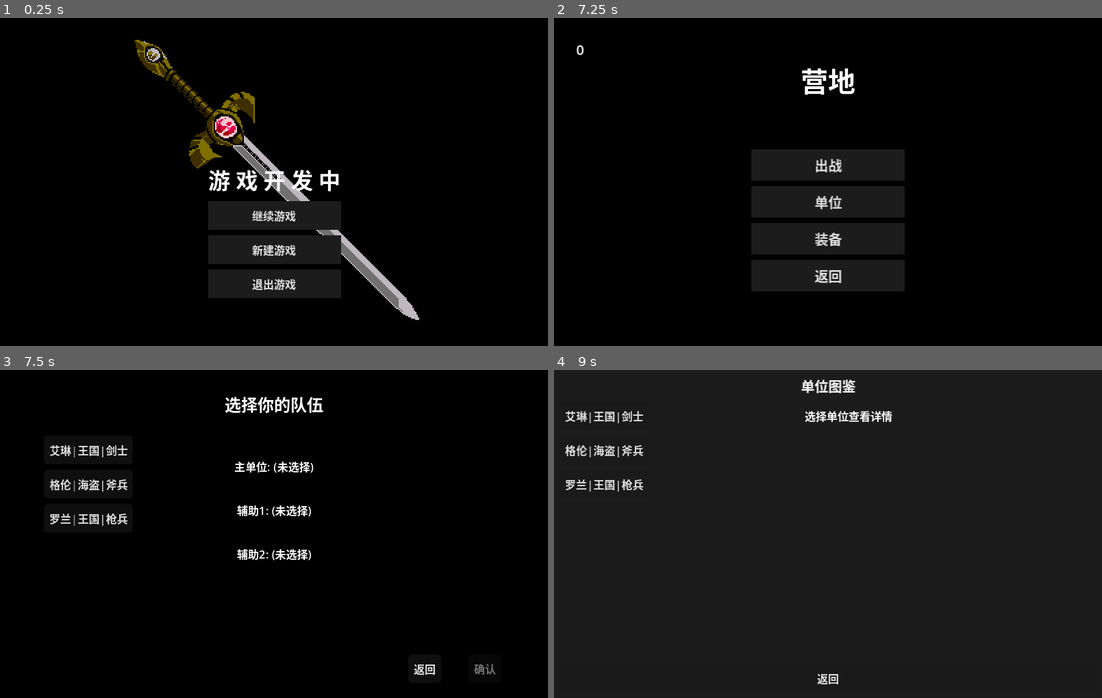
Above: before the commit, frames 1-4 (two rows, left to right).
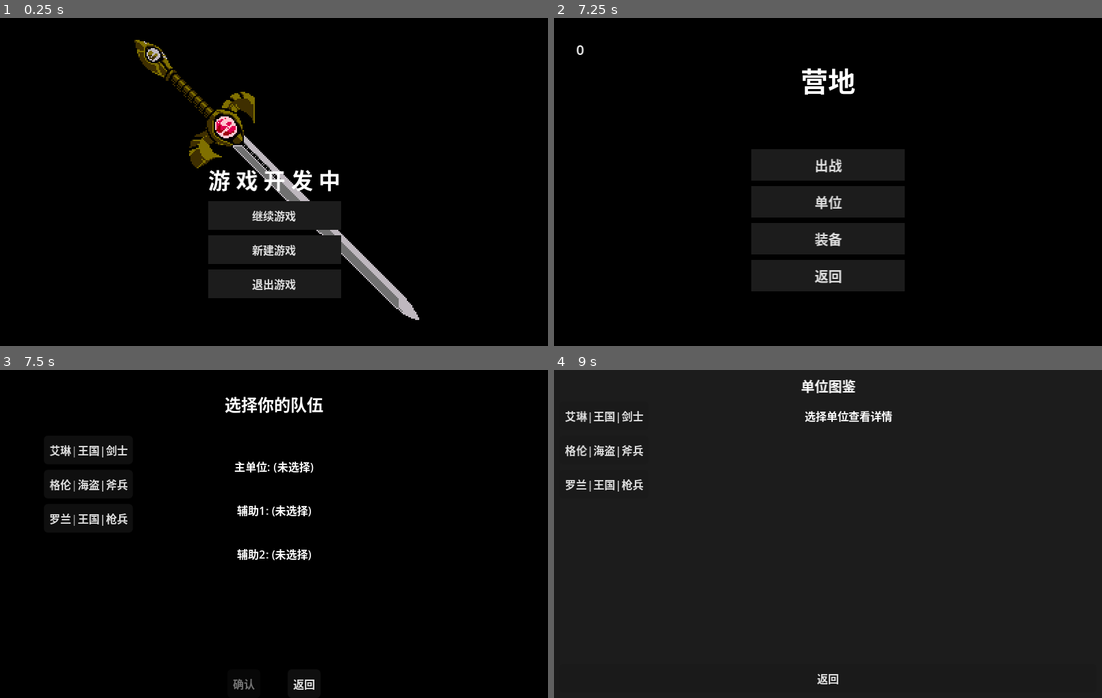
Above: after the commit, the same moments.

Repository: ZhuXilin/Dev_Project_260730
Game: Godot game, scene res://content/scenes/ui/MainMenu.tscn
Same seed, same stepped clock (60 frames per second), same inputs: the game is played once before the commit and once after it. Sound files missing from this copy of the repository are replaced by a short silence.
Inputs (mouse positions are in pixels of both pictures, inside the frame that each line leads up to):
- Up to frame 1 (0.25 s): no input
- Up to frame 2 (7.25 s): click "继续游戏" at 0.5 s; click "返回" at 1.25 s; click "新建游戏" at 2 s; click "返回" at 2.75 s; tap Enter at 3.5, 5, 6.5 s; move the mouse to (948, 165) at 3.52 s; hold Up 3.53-4.25 s; tap 0 at 3.6 s; click (948, 165) at 3.67 s; tap Space at 4.25, 5.75 s; drag from (718, 198) to (800, 247) at 4.27 s; move the mouse to (882, 109) at 5.02 s; hold Up 5.03-5.75 s; tap 1 at 5.1 s; click (882, 109) at 5.17 s; drag from (800, 247) to (663, 132) at 5.77 s; move the mouse to (992, 231) at 6.52 s; hold Down from 6.53 s (still down); tap 3 at 6.6 s; click (992, 231) at 6.67 s
- Up to frame 3 (7.5 s): release Down at 7.25 s; click "出战" at 7.25 s
- Up to frame 4 (9 s): click "返回" at 8 s; click "单位" at 8.75 s

Frames 1-2 are identical in both runs. In frame 3, 0.3% of the frame differs, in the area x 42-91%, y 89-98%; in frame 4, nothing differs.

Commit message:
EquipmentConfig WIP

Diff:
--- /dev/null
+++ b/content/scenes/ui/EquipmentConfig.tscn
@@ -0,0 +1,98 @@
+[gd_scene format=3 uid="uid://c8xq5y207f3g1"]
+
+[ext_resource type="Script" uid="uid://d31iuj7lsa4c6" path="res://function/script/EquipmentConfig.gd" id="1"]
+[ext_resource type="StyleBox" uid="uid://6qbsaxkfwg3o" path="res://content/resource/stylebox/8bit_style_box_flat.tres" id="2"]
+
+[node name="EquipmentConfig" type="Panel" unique_id=36988214]
+anchors_preset = 15
+anchor_right = 1.0
+anchor_bottom = 1.0
+theme_override_styles/panel = ExtResource("2")
+script = ExtResource("1")
+
+[node name="VBoxContainer" type="VBoxContainer" parent="." unique_id=1612723280]
+layout_mode = 0
+anchor_right = 1.0
+anchor_bottom = 1.0
+offset_left = 8.0
+offset_top = 8.0
+offset_right = -8.0
+offset_bottom = -8.0
+theme_override_constants/separation = 4
+
+[node name="TopBar" type="HBoxContainer" parent="VBoxContainer" unique_id=654660509]
+layout_mode = 2
+size_flags_vertical = 0
+
+[node name="ModeLabel" type="Label" parent="VBoxContainer/TopBar" unique_id=1525615940]
+layout_mode = 2
+size_flags_horizontal = 3
+theme_override_font_sizes/font_size = 10
+text = "装备配置 - 出战准备"
+
+[node name="CloseBtn" type="Button" parent="VBoxContainer/TopBar" unique_id=2139001780]
+layout_mode = 2
+size_flags_horizontal = 0
+theme_override_font_sizes/font_size = 6
+theme_override_styles/normal = ExtResource("2")
+theme_override_styles/pressed = ExtResource("2")
+theme_override_styles/hover = ExtResource("2")
+theme_override_styles/disabled = ExtResource("2")
+theme_override_styles/focus = ExtResource("2")
+text = "返回"
+
+[node name="MainHBox" type="HBoxContainer" parent="VBoxContainer" unique_id=545920473]
+layout_mode = 2
+size_flags_vertical = 3
+theme_override_constants/separation = 8
+
+[node name="UnitContainer" type="HBoxContainer" parent="VBoxContainer/MainHBox" unique_id=1198897334]
+layout_mode = 2
+size_flags_horizontal = 3
+size_flags_vertical = 3
+
+[node name="LibraryContainer" type="VBoxContainer" parent="VBoxContainer/MainHBox" unique_id=1317854053]
+visible = false
+layout_mode = 2
+size_flags_horizontal = 2
+size_flags_vertical = 3
+
+[node name="RelicContainer" type="VBoxContainer" parent="VBoxContainer/MainHBox" unique_id=117055348]
+visible = false
+custom_minimum_size = Vector2(120, 0)
+layout_mode = 2
+size_flags_horizontal = 0
+size_flags_vertical = 3
+
+[node name="DiscardZone" type="Panel" parent="VBoxContainer/MainHBox" unique_id=737869972]
+custom_minimum_size = Vector2(80, 0)
+layout_mode = 2
+size_flags_horizontal = 0
+size_flags_vertical = 3
+mouse_filter = 2
+theme_override_styles/panel = ExtResource("2")
+
+[node name="DiscardLabel" type="Label" parent="VBoxContainer/MainHBox/DiscardZone" unique_id=1885395371]
+layout_mode = 0
+anchor_right = 1.0
+anchor_bottom = 1.0
+theme_override_font_sizes/font_size = 6
+text = "丢弃区
+拖拽装备到此"
+horizontal_alignment = 1
+vertical_alignment = 1
+
+[node name="ConfirmBtn" type="Button" parent="VBoxContainer" unique_id=1829794630]
+visible = false
+layout_mode = 2
+size_flags_vertical = 0
+theme_override_font_sizes/font_size = 8
+theme_override_styles/normal = ExtResource("2")
+theme_override_styles/pressed = ExtResource("2")
+theme_override_styles/hover = ExtResource("2")
+theme_override_styles/disabled = ExtResource("2")
+theme_override_styles/focus = ExtResource("2")
+text = "确认出发"
+
+[connection signal="pressed" from="VBoxContainer/TopBar/CloseBtn" to="." method="_on_close_pressed"]
+[connection signal="pressed" from="VBoxContainer/ConfirmBtn" to="." method="_on_confirm_pressed"]
--- a/content/scenes/ui/MapScene.tscn
+++ b/content/scenes/ui/MapScene.tscn
@@ -87,18 +87,29 @@
 anchors_preset = 9
 anchor_bottom = 1.0
 offset_left = 272.0
-offset_top = 16.0
-offset_right = 388.0
-offset_bottom = -202.0
+offset_top = 218.0
+offset_right = 384.0
+offset_bottom = -5.0
 grow_vertical = 2
-theme_override_constants/separation = 16
-alignment = 1
+theme_override_constants/separation = 8
+
+[node name="ConfigBtn" type="Button" parent="BottomBar" unique_id=446035870]
+layout_mode = 2
+size_flags_horizontal = 0
+size_flags_vertical = 0
+theme_override_font_sizes/font_size = 6
+theme_override_styles/normal = ExtResource("2")
+theme_override_styles/pressed = ExtResource("2")
+theme_override_styles/hover = ExtResource("2")
+theme_override_styles/disabled = ExtResource("2")
+theme_override_styles/focus = ExtResource("2")
+text = "装备配置"
 
 [node name="AbandonButton" type="Button" parent="BottomBar" unique_id=820577566]
 layout_mode = 2
 size_flags_horizontal = 0
 size_flags_vertical = 0
-theme_override_font_sizes/font_size = 10
+theme_override_font_sizes/font_size = 6
 theme_override_styles/normal = ExtResource("2")
 theme_override_styles/pressed = ExtResource("2")
 theme_override_styles/hover = ExtResource("2")
@@ -110,7 +121,7 @@
 layout_mode = 2
 size_flags_horizontal = 0
 size_flags_vertical = 0
-theme_override_font_sizes/font_size = 10
+theme_override_font_sizes/font_size = 6
 theme_override_styles/normal = ExtResource("2")
 theme_override_styles/pressed = ExtResource("2")
 theme_override_styles/hover = ExtResource("2")
@@ -118,5 +129,6 @@
 theme_override_styles/focus = ExtResource("2")
 text = "中断保存"
 
+[connection signal="pressed" from="BottomBar/ConfigBtn" to="." method="_on_config_btn_pressed"]
 [connection signal="pressed" from="BottomBar/AbandonButton" to="." method="_on_abandon_pressed"]
 [connection signal="pressed" from="BottomBar/InterruptButton" to="." method="_on_interrupt_pressed"]
--- a/content/scenes/ui/UnitSelectUI.tscn
+++ b/content/scenes/ui/UnitSelectUI.tscn
@@ -86,26 +86,28 @@
 horizontal_alignment = 1
 
 [node name="BottomBar" type="HBoxContainer" parent="." unique_id=859913434]
-anchors_preset = 9
+anchors_preset = 12
+anchor_top = 1.0
+anchor_right = 1.0
 anchor_bottom = 1.0
-offset_left = 288.0
-offset_top = 208.0
-offset_right = 376.0
-offset_bottom = -12.0
-grow_vertical = 2
+offset_top = -20.0
+grow_horizontal = 2
+grow_vertical = 0
 theme_override_constants/separation = 20
 alignment = 1
 
-[node name="BackButton" type="Button" parent="BottomBar" unique_id=2005483458]
-layout_mode = 2
-theme_override_font_sizes/font_size = 8
-text = "返回"
-
 [node name="ConfirmButton" type="Button" parent="BottomBar" unique_id=1874622025]
 layout_mode = 2
+size_flags_horizontal = 4
 theme_override_font_sizes/font_size = 8
 disabled = true
 text = "确认"
 
+[node name="BackButton" type="Button" parent="BottomBar" unique_id=2005483458]
+layout_mode = 2
+size_flags_horizontal = 4
+theme_override_font_sizes/font_size = 8
+text = "返回"
+
+[connection signal="pressed" from="BottomBar/ConfirmButton" to="." method="_on_confirm_pressed"]
 [connection signal="pressed" from="BottomBar/BackButton" to="." method="_on_back_pressed"]
-[connection signal="pressed" from="BottomBar/ConfirmButton" to="." method="_on_confirm_pressed"]
--- /dev/null
+++ b/function/script/EquipmentConfig.gd
@@ -0,0 +1,402 @@
+extends Panel
+
+enum Mode { DEPLOY, MAP }
+
+var current_mode: Mode = Mode.DEPLOY
+var party: Array = []
+
+@onready var mode_label = $VBoxContainer/TopBar/ModeLabel
+@onready var close_btn = $VBoxContainer/TopBar/CloseBtn
+@onready var unit_container = $VBoxContainer/MainHBox/UnitContainer
+@onready var library_container = $VBoxContainer/MainHBox/LibraryContainer
+@onready var relic_container = $VBoxContainer/MainHBox/RelicContainer
+@onready var discard_zone = $VBoxContainer/MainHBox/DiscardZone
+@onready var confirm_btn = $VBoxContainer/ConfirmBtn
+
+func init(mode: Mode):
+	current_mode = mode
+	party = _deep_copy_party()
+	_build_ui()
+
+func _deep_copy_party() -> Array:
+	var copy = []
+	for data in GameState.party:
+		var new_data = UnitData.new()
+		new_data.unit_name = data.unit_name
+		new_data.display_name = data.display_name
+		new_data.faction = data.faction
+		new_data.team_id = data.team_id
+		new_data.max_hp = data.max_hp
+		new_data.hit_points = data.hit_points
+		new_data.defense = data.defense
+		new_data.magic_defense = data.magic_defense
+		new_data.skill = data.skill
+		new_data.speed = data.speed
+		new_data.luck = data.luck
+		new_data.move_range = data.move_range
+		new_data.ignore_terrain_cost = data.ignore_terrain_cost
+		new_data.max_armor_slots = data.max_armor_slots
+		if data.weapon_slot:
+			var inst = ItemInstance.new()
+			inst.item_id = data.weapon_slot.item_id
+			inst.count = data.weapon_slot.count
+			new_data.weapon_slot = inst
+		else:
+			new_data.weapon_slot = null
+		new_data.armor_slots.clear()
+		for slot in data.armor_slots:
+			if slot:
+				var inst = ItemInstance.new()
+				inst.item_id = slot.item_id
+				inst.count = slot.count
+				new_data.armor_slots.append(inst)
+			else:
+				new_data.armor_slots.append(null)
+		copy.append(new_data)
+	return copy
+
+func _build_ui():
+	mode_label.text = "装备配置 - " + ("出战准备" if current_mode == Mode.DEPLOY else "队伍管理")
+	close_btn.text = "返回"
+	close_btn.add_theme_font_size_override("font_size", 6)
+	confirm_btn.visible = (current_mode == Mode.DEPLOY)
+	confirm_btn.add_theme_font_size_override("font_size", 8)
+
+	_clear_containers()
+	_build_unit_columns()
+
+	if current_mode == Mode.DEPLOY:
+		_build_library()
+		library_container.visible = true
+		relic_container.visible = false
+	else:
+		library_container.visible = false
+		_build_relics()
+		relic_container.visible = true
+
+	discard_zone.visible = true
+	call_deferred("_setup_all_drag_forwarding")
+
+func _clear_containers():
+	for child in unit_container.get_children():
+		child.queue_free()
+	for child in library_container.get_children():
+		child.queue_free()
+	for child in relic_container.get_children():
+		child.queue_free()
+
+func _build_unit_columns():
+	for i in range(party.size()):
+		var col = VBoxContainer.new()
+		col.size_flags_horizontal = Control.SIZE_EXPAND_FILL
+		col.size_flags_vertical = Control.SIZE_EXPAND_FILL
+		col.add_theme_constant_override("separation", 2)
+		var unit = party[i]
+
+		var name_label = Label.new()
+		name_label.text = unit.display_name + "(" + unit.unit_name + ")"
+		name_label.add_theme_font_size_override("font_size", 6)
+		name_label.size_flags_horizontal = Control.SIZE_SHRINK_CENTER
+		col.add_child(name_label)
+
+		var weapon_btn = _create_item_button(unit.weapon_slot, "weapon", i, -1)
+		col.add_child(weapon_btn)
+
+		for slot_idx in range(unit.armor_slots.size()):
+			var armor_btn = _create_item_button(unit.armor_slots[slot_idx], "armor", i, slot_idx)
+			if current_mode == Mode.DEPLOY:
+				armor_btn.disabled = true
+			col.add_child(armor_btn)
+
+		unit_container.add_child(col)
+
+func _create_item_button(inst: ItemInstance, slot_type: String, unit_idx: int, slot_idx: int) -> Button:
+	var btn = Button.new()
+	btn.size_flags_horizontal = Control.SIZE_EXPAND_FILL
+	btn.add_theme_font_size_override("font_size", 6)
+	btn.text = _get_item_name(inst) if inst else ("空" if slot_type == "armor" else "无")
+	btn.set_meta("slot_type", slot_type)
+	btn.set_meta("unit_idx", unit_idx)
+	btn.set_meta("slot_idx", slot_idx)
+	btn.set_meta("item_id", inst.item_id if inst else "")
+	return btn
+
+func _build_library():
+	var title = Label.new()
+	title.text = "武器库"
+	title.add_theme_font_size_override("font_size", 8)
+	library_container.add_child(title)
+
+	var grid = GridContainer.new()
+	grid.columns = 3
+	for item_id in Globals.unlocked_items:
+		var data = ItemManager.get_item_data(item_id)
+		if data and data.type == "weapon":
+			var btn = Button.new()
+			btn.text = data.name
+			btn.add_theme_font_size_override("font_size", 6)
+			btn.size_flags_horizontal = Control.SIZE_EXPAND_FILL
+			btn.set_meta("slot_type", "library_weapon")
+			btn.set_meta("item_id", item_id)
+			grid.add_child(btn)
+	library_container.add_child(grid)
+
+func _build_relics():
+	var title = Label.new()
+	title.text = "遗物"
+	title.add_theme_font_size_override("font_size", 8)
+	relic_container.add_child(title)
+
+	var grid = GridContainer.new()
+	grid.columns = 3
+	var relics = GameState.global_relics.duplicate()
+	while relics.size() < 3:
+		relics.append(null)
+	for i in range(3):
+		var relic = relics[i]
+		var btn = Button.new()
+		if relic:
+			var data = RelicManager.get_relic_data(relic.item_id)
+			btn.text = data.get("name", "?") if not data.is_empty() else "?"
+			btn.set_meta("slot_type", "relic")
+			btn.set_meta("relic_index", i)
+			btn.set_meta("item_id", relic.item_id)
+		else:
+			btn.text = "空"
+			btn.modulate = Color.GRAY
+			btn.disabled = true
+		btn.add_theme_font_size_override("font_size", 6)
+		btn.size_flags_horizontal = Control.SIZE_EXPAND_FILL
+		grid.add_child(btn)
+	relic_container.add_child(grid)
+
+func _setup_all_drag_forwarding():
+	if not is_inside_tree():
+		return
+	_set_drag_forwarding_for_children(unit_container)
+	_set_drag_forwarding_for_children(library_container)
+	_set_drag_forwarding_for_children(relic_container)
+
+func _set_drag_forwarding_for_children(parent: Node):
+	if not parent:
+		return
+	for child in parent.get_children():
+		if child is Button:
+			child.set_drag_forwarding(
+				Callable(self, "_get_drag_data"),
+				Callable(self, "_can_drop_data"),
+				Callable(self, "_drop_data")
+			)
+		elif child is Container or child is GridContainer or child is HBoxContainer or child is VBoxContainer:
+			_set_drag_forwarding_for_children(child)
+
+func _get_item_name(inst: ItemInstance) -> String:
+	if not inst:
+		return ""
+	var data = ItemManager.get_item_data(inst.item_id)
+	return data.name if data else inst.item_id
+
+# ========== 拖拽系统 ==========
+func _get_drag_data(_at_position: Vector2) -> Variant:
+	var selection = get_viewport().gui.drag_selection
+	if selection.is_empty():
+		return null
+	var from = selection[0]
+	if not (from is Button):
+		return null
+	var meta = {
+		"slot_type": from.get_meta("slot_type", ""),
+		"unit_idx": from.get_meta("unit_idx", -1),
+		"slot_idx": from.get_meta("slot_idx", -1),
+		"item_id": from.get_meta("item_id", ""),
+		"relic_index": from.get_meta("relic_index", -1),
+		"source_control": from
+	}
+	if meta["item_id"] == "" and meta["slot_type"] != "library_weapon":
+		return null
+
+	var preview = Label.new()
+	preview.text = from.text
+	preview.add_theme_font_size_override("font_size", 8)
+	preview.modulate = Color(0.5, 0.5, 0.5, 0.7)
+	from.set_drag_preview(preview)
+	return meta
+
+func _can_drop_data(_at_position: Vector2, data: Variant) -> bool:
+	if not data is Dictionary:
+		return false
+	var target = _get_target_from_position(get_viewport().get_mouse_position())
+	if target == null:
+		return false
+	return _is_valid_drop(data, target)
+
+func _drop_data(_at_position: Vector2, data: Variant) -> void:
+	var target = _get_target_from_position(get_viewport().get_mouse_position())
+	if target == null:
+		return
+	if not _is_valid_drop(data, target):
+		return
+	_execute_drop(data, target)
+
+func _get_target_from_position(global_pos: Vector2) -> Control:
+	var discard = discard_zone
+	if discard.get_global_rect().has_point(global_pos):
+		return discard
+
+	for col in unit_container.get_children():
+		for child in col.get_children():
+			if child is Button and child.get_global_rect().has_point(global_pos):
+				return child
+
+	if current_mode == Mode.DEPLOY:
+		for grid in library_container.get_children():
+			if grid is GridContainer:
+				for btn in grid.get_children():
+					if btn is Button and btn.get_global_rect().has_point(global_pos):
+						return btn
+
+	if current_mode == Mode.MAP:
+		for grid in relic_container.get_children():
+			if grid is GridContainer:
+				for btn in grid.get_children():
+					if btn is Button and btn.get_global_rect().has_point(global_pos):
+						return btn
+
+	return null
+
+func _is_valid_drop(data: Dictionary, target: Control) -> bool:
+	var source_type = data["slot_type"]
+	var target_type = target.get_meta("slot_type", "")
+	var discard = target == discard_zone
+
+	if discard:
+		if source_type == "library_weapon":
+			return false
+		return true
+
+	if source_type == "library_weapon":
+		return target_type == "weapon"
+
+	if source_type == "weapon" and target_type == "weapon":
+		return true
+	if source_type == "armor" and target_type == "armor":
+		return true
+	if source_type == "relic" and target_type == "relic":
+		return true
+
+	return false
+
+func _execute_drop(data: Dictionary, target: Control):
+	var discard = target == discard_zone
+	var source_type = data["slot_type"]
+	var target_type = target.get_meta("slot_type", "")
+
+	if discard:
+		_discard_item(data)
+		return
+
+	if source_type == "library_weapon":
+		_library_to_weapon(data, target)
+		return
+
+	if source_type == "weapon" and target_type == "weapon":
+		_swap_weapons(data, target)
+	elif source_type == "armor" and target_type == "armor":
+		_swap_armor(data, target)
+	elif source_type == "relic" and target_type == "relic":
+		_swap_relics(data, target)
+
+# ---------- 操作函数 ----------
+func _discard_item(data: Dictionary):
+	var source_type = data["slot_type"]
+	if source_type == "library_weapon":
+		return
+	var unit_idx = data["unit_idx"]
+	var slot_idx = data["slot_idx"]
+	if source_type == "weapon":
+		party[unit_idx].weapon_slot = null
+	elif source_type == "armor":
+		party[unit_idx].armor_slots[slot_idx] = null
+	elif source_type == "relic":
+		var idx = data["relic_index"]
+		if idx < GameState.global_relics.size():
+			GameState.global_relics.remove_at(idx)
+			_sync_relics()
+	_sync_all()
+	_build_ui()
+
+func _library_to_weapon(data: Dictionary, target: Control):
+	var item_id = data["item_id"]
+	var unit_idx = target.get_meta("unit_idx", -1)
+	if unit_idx == -1:
+		return
+	var inst = ItemInstance.new()
+	inst.item_id = item_id
+	inst.count = 1
+	party[unit_idx].weapon_slot = inst
+	_sync_all()
+	_build_ui()
+
+func _swap_weapons(data: Dictionary, target: Control):
+	var src_unit = data["unit_idx"]
+	var tgt_unit = target.get_meta("unit_idx", -1)
+	if tgt_unit == -1:
+		return
+	var temp = party[src_unit].weapon_slot
+	party[src_unit].weapon_slot = party[tgt_unit].weapon_slot
+	party[tgt_unit].weapon_slot = temp
+	_sync_all()
+	_build_ui()
+
+func _swap_armor(data: Dictionary, target: Control):
+	var src_unit = data["unit_idx"]
+	var src_slot = data["slot_idx"]
+	var tgt_unit = target.get_meta("unit_idx", -1)
+	var tgt_slot = target.get_meta("slot_idx", -1)
+	if tgt_unit == -1 or tgt_slot == -1:
+		return
+	var temp = party[src_unit].armor_slots[src_slot]
+	party[src_unit].armor_slots[src_slot] = party[tgt_unit].armor_slots[tgt_slot]
+	party[tgt_unit].armor_slots[tgt_slot] = temp
+	_sync_all()
+	_build_ui()
+
+func _swap_relics(data: Dictionary, target: Control):
+	var src_idx = data["relic_index"]
+	var tgt_idx = target.get_meta("relic_index", -1)
+	if tgt_idx == -1:
+		return
+	var relics = GameState.global_relics
+	if src_idx < relics.size() and tgt_idx < relics.size():
+		var temp = relics[src_idx]
+		relics[src_idx] = relics[tgt_idx]
+		relics[tgt_idx] = temp
+		_sync_relics()
+		_sync_all()
+		_build_ui()
+
+# ---------- 数据同步 ----------
+func _sync_all():
+	for i in range(party.size()):
+		GameState.party[i].weapon_slot = party[i].weapon_slot
+		GameState.party[i].armor_slots = party[i].armor_slots.duplicate()
+	SaveManager.auto_save()
+
+func _sync_relics():
+	SaveManager.auto_save()
+
+# ---------- 按钮回调 ----------
+func _on_confirm_pressed():
+	_sync_all()
+	SaveManager.auto_save()
+	if current_mode == Mode.DEPLOY:
+		GameState.interrupt_state = 2
+		Globals.reset_battle_turn()
+		GameState.current_map_data = null
+		LevelManager.start_game()
+		queue_free()
+
+func _on_close_pressed():
+	if current_mode == Mode.MAP:
+		_sync_all()
+	queue_free()
--- a/function/script/MapScene.gd
+++ b/function/script/MapScene.gd
@@ -17,6 +17,8 @@
 @onready var interrupt_btn = $BottomBar/InterruptButton
 @onready var abandon_btn = $BottomBar/AbandonButton
 @onready var relic_container = $TopBar/RelicContainer
+
+const EquipmentConfig = preload("res://function/script/EquipmentConfig.gd")
 
 func _ready():
 	print("=== MapScene _ready 开始 ===")
@@ -438,3 +440,8 @@
 		if node.is_visited:
 			visited_count += 1
 	print("实际已访问节点数：", visited_count)
+
+func _on_config_btn_pressed():
+	var config = load("res://content/scenes/ui/EquipmentConfig.tscn").instantiate()
+	add_child(config)
+	config.init(EquipmentConfig.Mode.MAP)
--- a/function/script/UnitSelectUI.gd
+++ b/function/script/UnitSelectUI.gd
@@ -10,6 +10,8 @@
 @onready var slot2_label = $Slot2Label
 @onready var confirm_btn = $BottomBar/ConfirmButton
 @onready var back_btn = $BottomBar/BackButton
+
+const EquipmentConfig = preload("res://function/script/EquipmentConfig.gd")
 
 func _ready():
 	if MusicManager.config and MusicManager.config.unit_select_music:
@@ -123,7 +125,10 @@
 	GameState.reset_progress()
 	GameState.interrupt_state = 2
 	SaveManager.save_game(target_slot, false)
-	LevelManager.start_game()
+
+	var config = load("res://content/scenes/ui/EquipmentConfig.tscn").instantiate()
+	add_child(config)
+	config.init(EquipmentConfig.Mode.DEPLOY)
 
 func _on_back_pressed():
 	MusicManager.stop_music()
Not shown, added: function/script/EquipmentConfig.gd.uid
